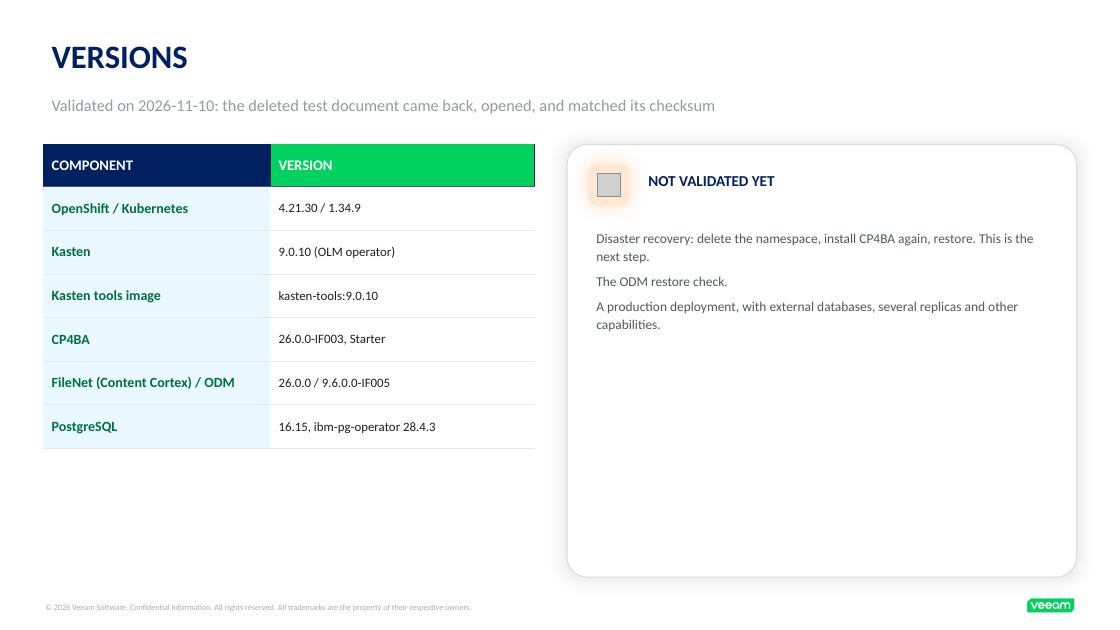
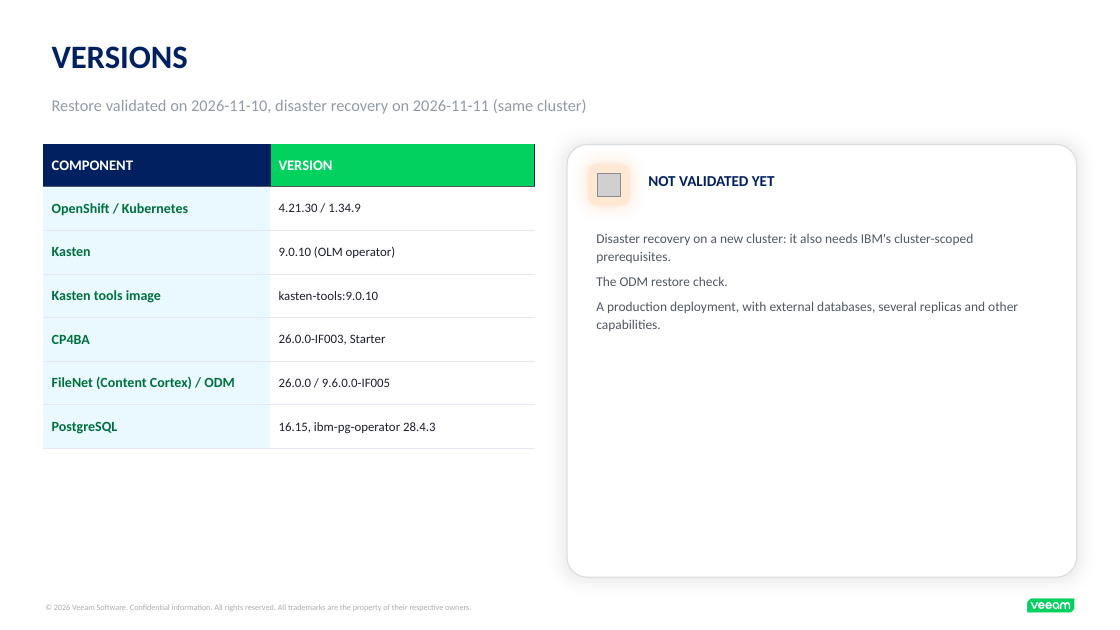
Before and after one commit to kastenhq/blueprint-ai, a slide deck: slide 12 of cp4ba-example/cp4ba.pptx (slide 11 before the commit). Drawn at 1120x630 pixels with LibreOffice and Linux fonts; fonts in the diff are those of the drawing; grey boxes stand for pictures. Boxes give left, top, right and bottom in pixels: in the first picture for what was removed or moved away, otherwise in the second. Text is boxed around its words. In the diff, an @@ line names an element or a change of style, - is before the commit and + after.

```diff
--- a/cp4ba-example/cp4ba.pptx
+++ b/cp4ba-example/cp4ba.pptx
@@ text at (52, 99, 587, 114): text changed @@
-Validated on 2026-11-10: the deleted test document came back, opened, and matched its checksum
+Restore validated on 2026-11-10, disaster recovery on 2026-11-11 (same cluster)
@@ text at (596, 233, 973, 263): text changed @@
-Disaster recovery: delete the namespace, install CP4BA again, restore. This is the next step.
+Disaster recovery on a new cluster: it also needs IBM's cluster-scoped prerequisites.
```
Also in this commit, not shown: 4 other slides changed, 1 slide added, 5 other files.
